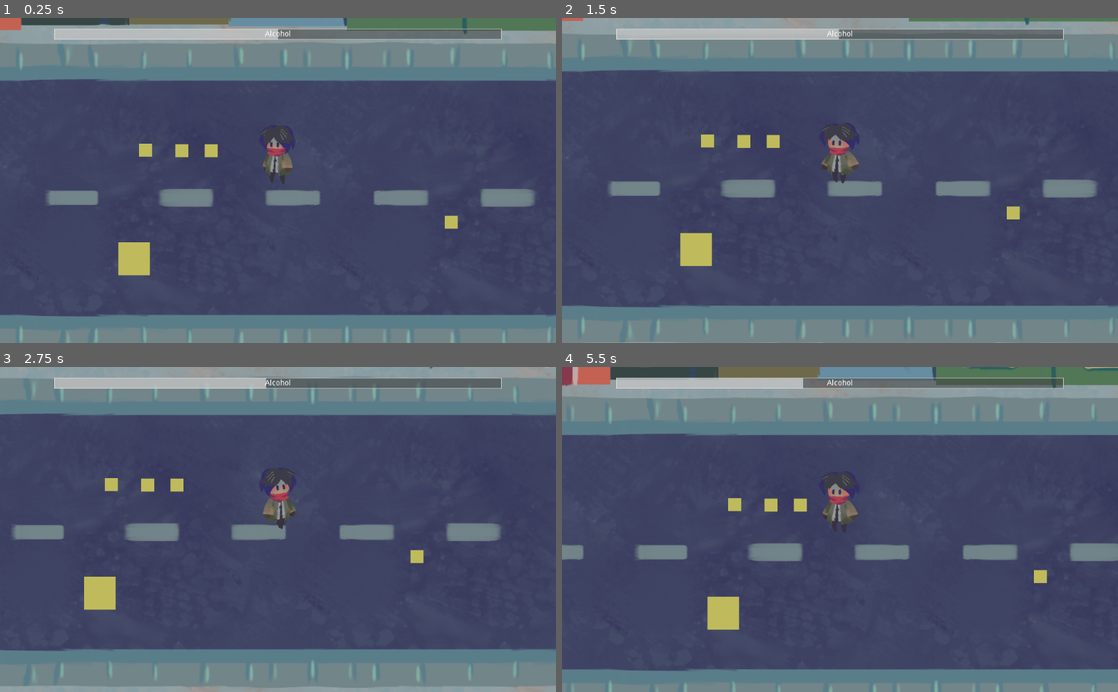
Above: before the commit, frames 1-4 (two rows, left to right).
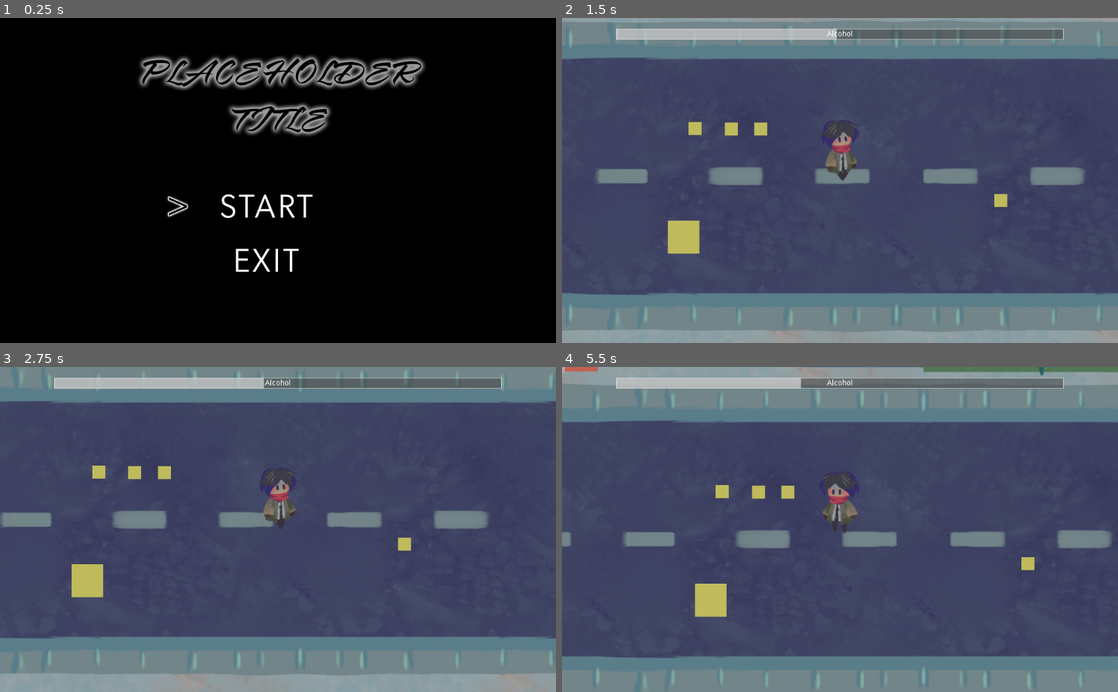
Above: after the commit, the same moments.

Repository: kris-pearman/global-game-jam-2021
Game: Godot game, scene res://Scenes/Screens/Title.tscn
Same seed, same stepped clock (60 frames per second), same inputs: the game is played once before the commit and once after it. Before the commit the project starts from res://Scenes/Game.tscn. The engine's default icon, where the game draws it, is replaced by a stand-in: a white triangle on a blue panel in a dark square. Sound files missing from this copy of the repository are replaced by a short silence.
Inputs:
- Up to frame 1 (0.25 s): no input
- Up to frame 2 (1.5 s): tap Enter (ui_accept) at 0.5, 0.77 s; hold Right (right) 0.53-1.28 s; hold Down (down) from 1.28 s (still down)
- Up to frame 3 (2.75 s): tap Enter (ui_accept) at 1.52 s; release Down (down) at 2.03 s; hold Right (right) from 2.03 s (still down)
- Up to frame 4 (5.5 s): release Right (right) at 2.78 s; hold Up (up) 2.78-3.53 s; tap Enter (ui_accept) at 3.02, 3.77, 4.52 s; hold Left (left) 3.53-5.03 s; hold Down (down) from 5.03 s (still down)

The runs differ from the first frame. In frame 1, 100% of the frame differs, in the area x 0-100%, y 0-100%; in frame 2, 21%; in frame 3, 21%; in frame 4, 21%.

Commit message:
main scene

Diff:
--- a/Global Game Jam 2021/Scenes/Game.tscn
+++ b/Global Game Jam 2021/Scenes/Game.tscn
@@ -68,16 +68,16 @@
 margin_left = 100.0
 margin_top = 20.0
 margin_right = 924.0
-margin_bottom = 48.0
+margin_bottom = 40.0
 __meta__ = {
 "_edit_use_anchors_": false
 }
 
 [node name="Label" type="Label" parent="CanvasLayer/UI/MarginContainer/CenterContainer"]
 margin_left = 388.0
-margin_top = 7.0
+margin_top = 3.0
 margin_right = 436.0
-margin_bottom = 21.0
+margin_bottom = 17.0
 text = "Alcohol"
 
 [node name="FadeToBlack" type="ColorRect" parent="CanvasLayer"]
--- a/Global Game Jam 2021/project.godot
+++ b/Global Game Jam 2021/project.godot
@@ -16,7 +16,7 @@
 [application]
 
 config/name="Global Game Jam 2021"
-run/main_scene="res://Scenes/Game.tscn"
+run/main_scene="res://Scenes/Screens/Title.tscn"
 config/icon="res://icon.png"
 
 [autoload]
Not shown: 2 places in Global Game Jam 2021/Scenes/Game.tscn that only renumber resources
